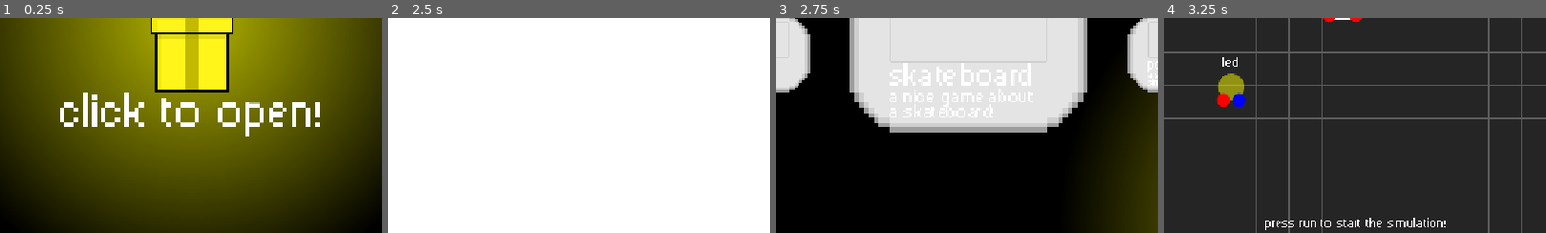
Above: before the commit, frames 1-4 (left to right).
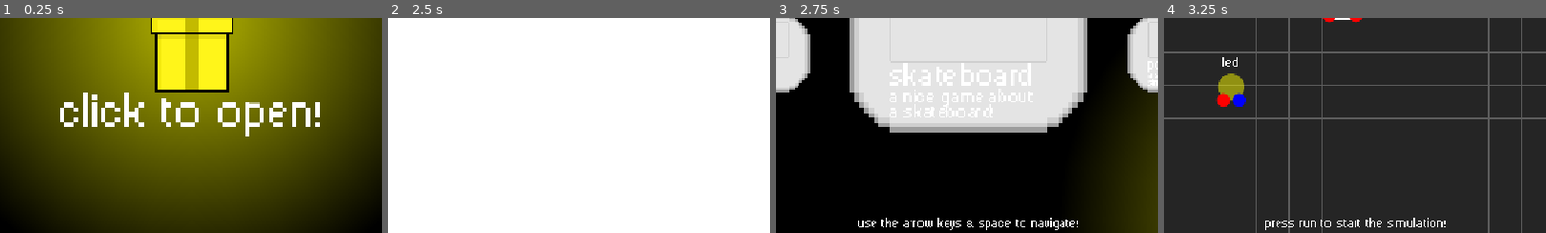
Above: after the commit, the same moments.

Repository: RafaeloxMC/giftbox
Game: Godot game, scene res://scenes/ui/loading.tscn
Same seed, same stepped clock (60 frames per second), same inputs: the game is played once before the commit and once after it.
Inputs (mouse positions are % of the whole screen's width and height, from its top left):
- Up to frame 1 (0.25 s): no input
- Up to frame 2 (2.5 s): tap Enter (ui_accept) at 0.5, 0.77, 1.25, 1.52, 2 s; hold Right (ui_right) 0.53-2.03 s; click (50, 50) at 0.6 s; move the mouse to (30, 55) at 1.27 s; tap Alt at 1.35 s; move the mouse to (60, 28) at 2.02 s; hold Left (ui_left) from 2.03 s (still down); tap Shift at 2.1 s
- Up to frame 3 (2.75 s): keep holding Left (ui_left)
- Up to frame 4 (3.25 s): move the mouse to (50, 58) at 2.77 s; release Left (ui_left) at 2.78 s; hold Right (ui_right) from 2.78 s (still down); click (50, 58) at 2.85 s; tap Enter (ui_accept) at 3.02 s
The pictures show only the part of the screen within x 25-75%, y 50-100%; the shares and areas given below are measured in that part.

Frames 1-2 are identical in both runs. In frame 3, 0.7% of the frame differs, in the area x 21-79%, y 92-99%; in frame 4, nothing differs.

Commit message:
Add hint to main menu

Diff:
--- a/scenes/ui/main_menu.tscn
+++ b/scenes/ui/main_menu.tscn
@@ -110,3 +110,19 @@
 offset_bottom = 150.09601
 scale = Vector2(1.25, 1.25)
 pivot_offset = Vector2(335, 100)
+
+[node name="Hint" type="Label" parent="ColorRect/UIElements"]
+layout_mode = 1
+anchors_preset = 7
+anchor_left = 0.5
+anchor_top = 1.0
+anchor_right = 0.5
+anchor_bottom = 1.0
+offset_left = -167.0
+offset_top = 107.25
+offset_right = 167.0
+offset_bottom = 130.25
+grow_horizontal = 2
+grow_vertical = 0
+theme = ExtResource("1_fe2o3")
+text = "Use the arrow keys & space to navigate!"
